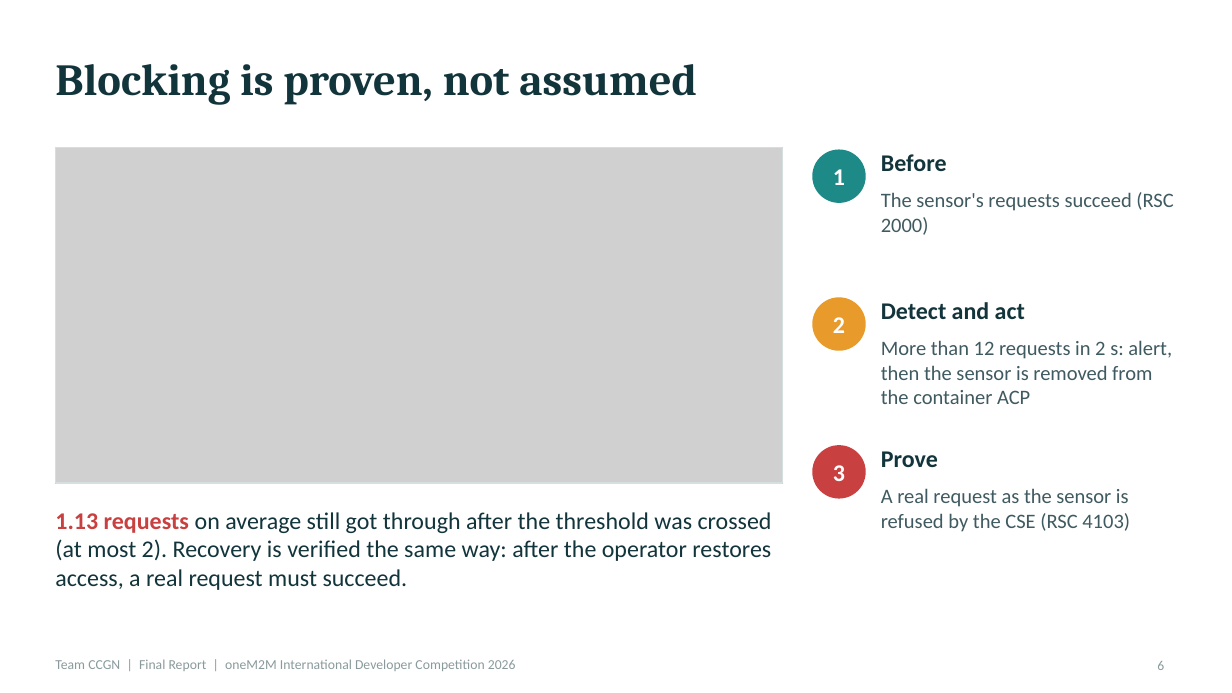
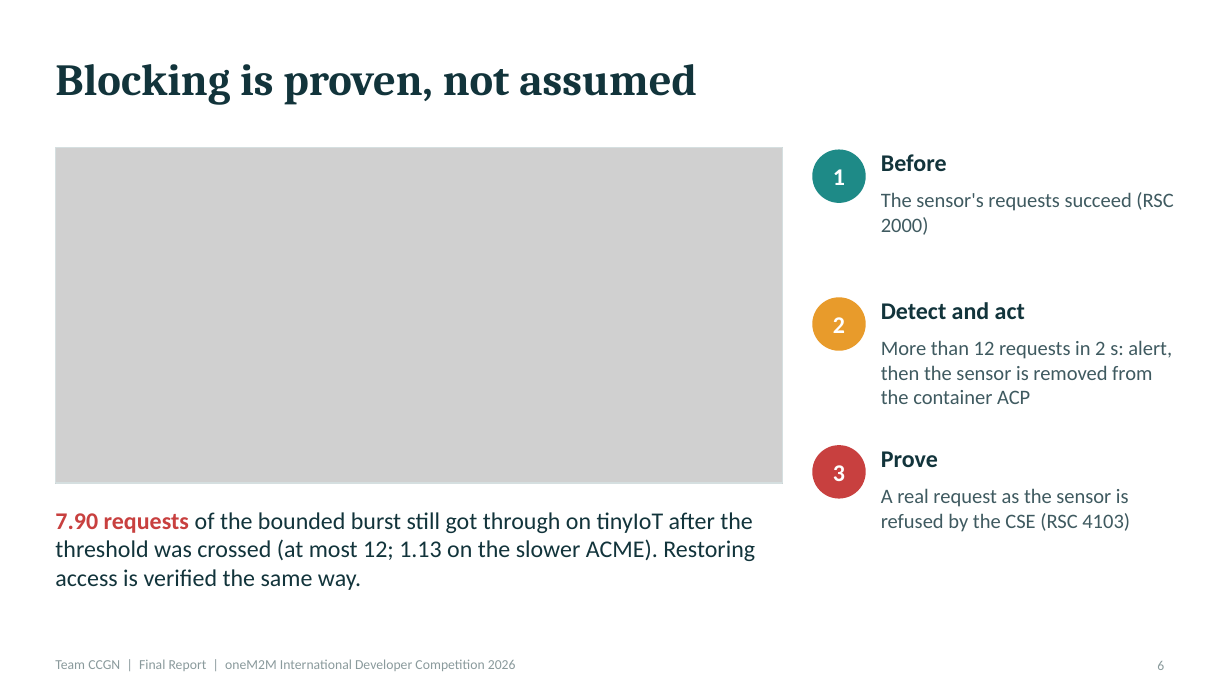
Before and after one commit to easycode42/ccgn-edge-iot-security, a slide deck: slide 6 of deliverables/CCGN_Final_Report.pptx. Drawn at 1232x693 pixels with LibreOffice and Linux fonts; fonts in the diff are those of the drawing; grey boxes stand for pictures. Boxes give left, top, right and bottom in pixels: in the first picture for what was removed or moved away, otherwise in the second. Text is boxed around its words. In the diff, an @@ line names an element or a change of style, - is before the commit and + after.

```diff
--- a/deliverables/CCGN_Final_Report.pptx
+++ b/deliverables/CCGN_Final_Report.pptx
@@ text at bbox=[55, 512, 755, 590]: text changed @@
-1.13 requests on average still got through after the threshold was crossed (at most 2). Recovery is verified the same way: after the operator restores access, a real request must succeed.
+7.90 requests of the bounded burst still got through on tinyIoT after the threshold was crossed (at most 12; 1.13 on the slower ACME). Restoring access is verified the same way.
```
Also in this commit, not shown: 6 other slides changed, 19 other files.
